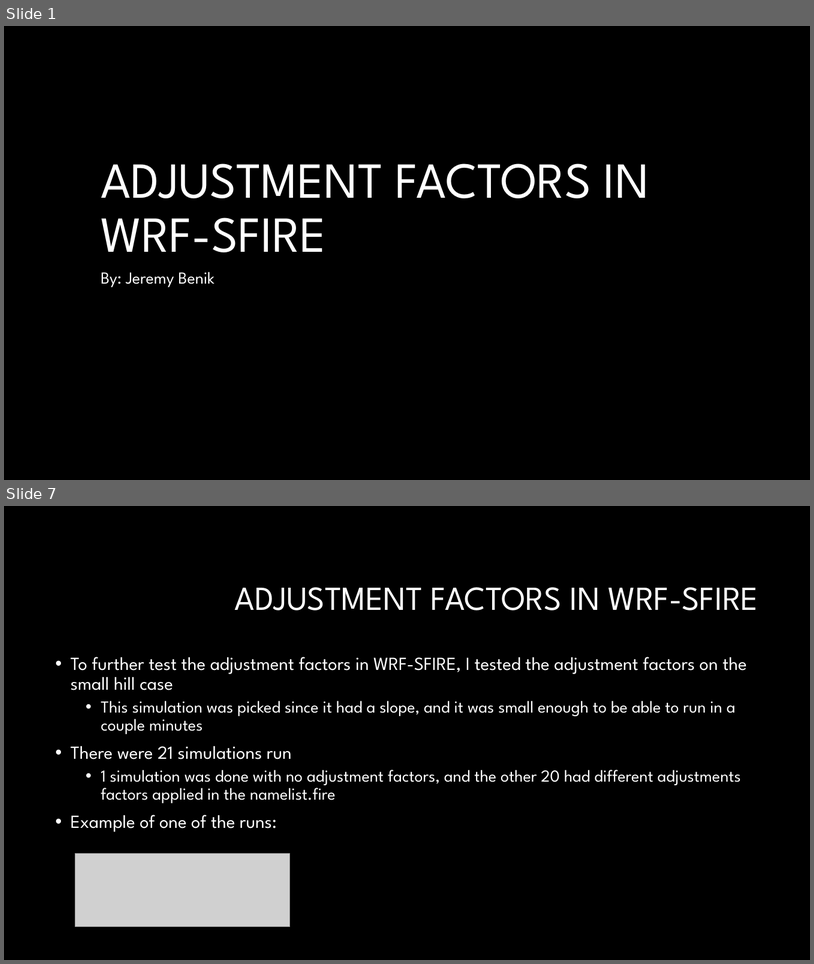
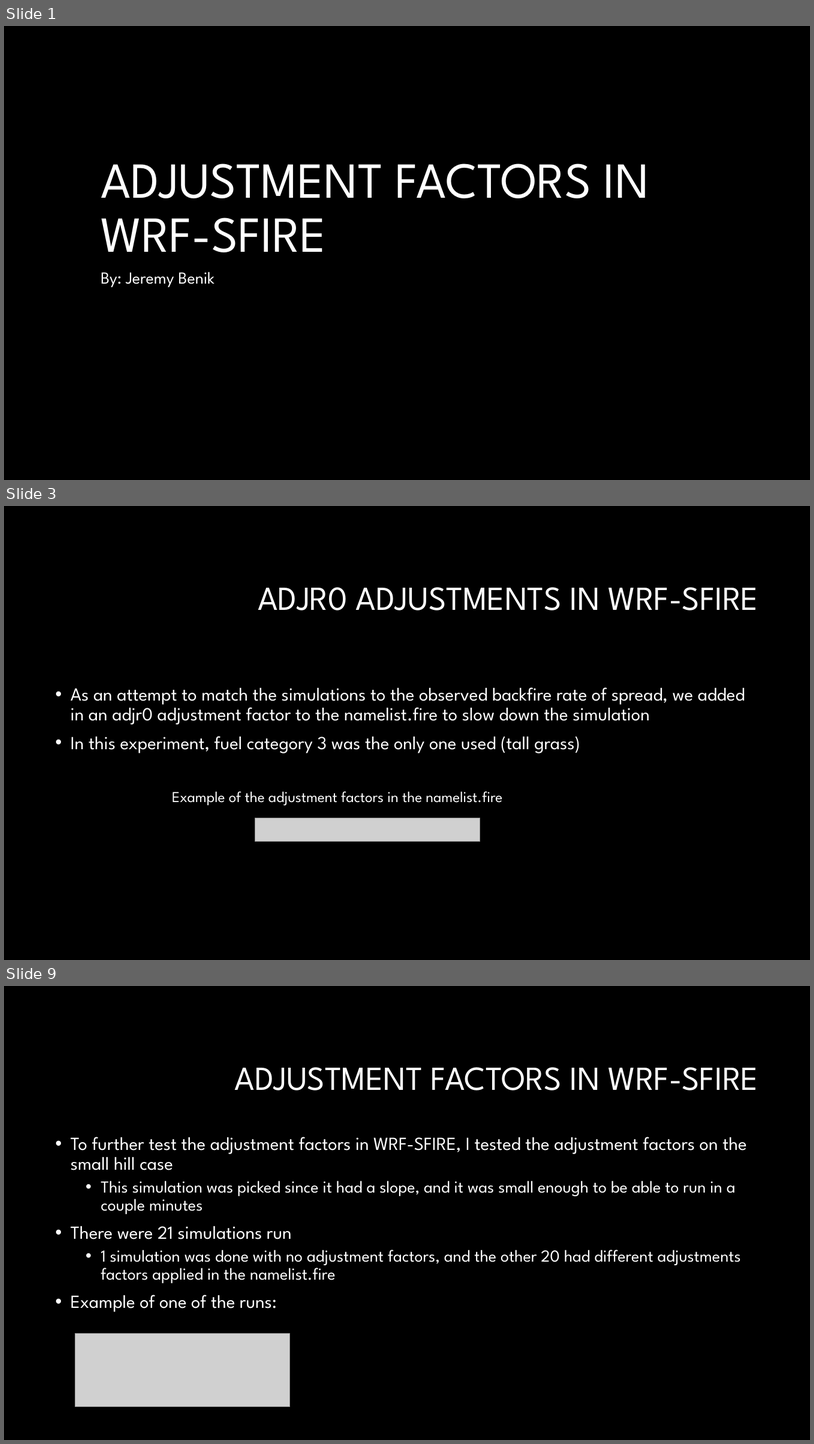
Before and after one commit to Jeremy-Benik/Meeting_Notes, a slide deck: Presentations/Adjustment_Factors.pptx. Shown one above the other, each under a label of ours: slides 1 and 7 before the commit, slides 1, 3 and 9 after it; the slides between them are not shown. The pictures are 814x964 and 814x1444 pixels, drawn with LibreOffice and Linux fonts; fonts in the diff are those of the drawing; grey boxes stand for pictures; background and template pictures are left out. Boxes give left, top, right and bottom in pixels: in the first picture for what was removed or moved away, otherwise in the second. Text is boxed around its words. In the diff, an @@ line names an element or a change of style, - is before the commit and + after.

```diff
--- a/Presentations/Adjustment_Factors.pptx
+++ b/Presentations/Adjustment_Factors.pptx
@@ slide 3 added at (4,506,810,960), background #000000 @@
@@ title added at (258,587,759,610), 40 pt, text #FFFFFF @@
+ADJR0 ADJUSTMENTS IN WRF-SFIRE
@@ text added at (71,687,746,753), 22 pt, text #FFFFFF @@
+• As an attempt to match the simulations to the observed backfire rate of spread, we added in an adjr0 adjustment factor to the namelist.fire to slow down the simulation
+• In this experiment, fuel category 3 was the only one used (tall grass)
@@ text added at (172,791,503,805), 18 pt, text #FFFFFF @@
+Example of the adjustment factors in the namelist.fire
@@ picture added at (255,817,480,841) @@
@@ what was slide 7 is now slide 9 @@
```
Also in this commit, not shown: 6 slides changed, 1 other slide added, 1 other file.
